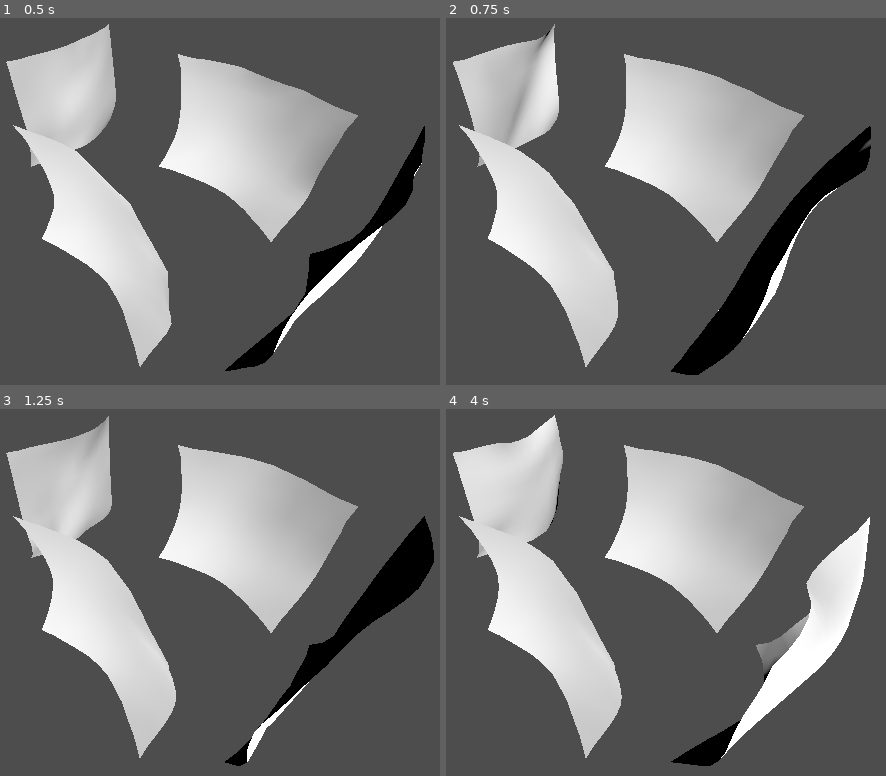
Above: before the commit, frames 1-4 (two rows, left to right).
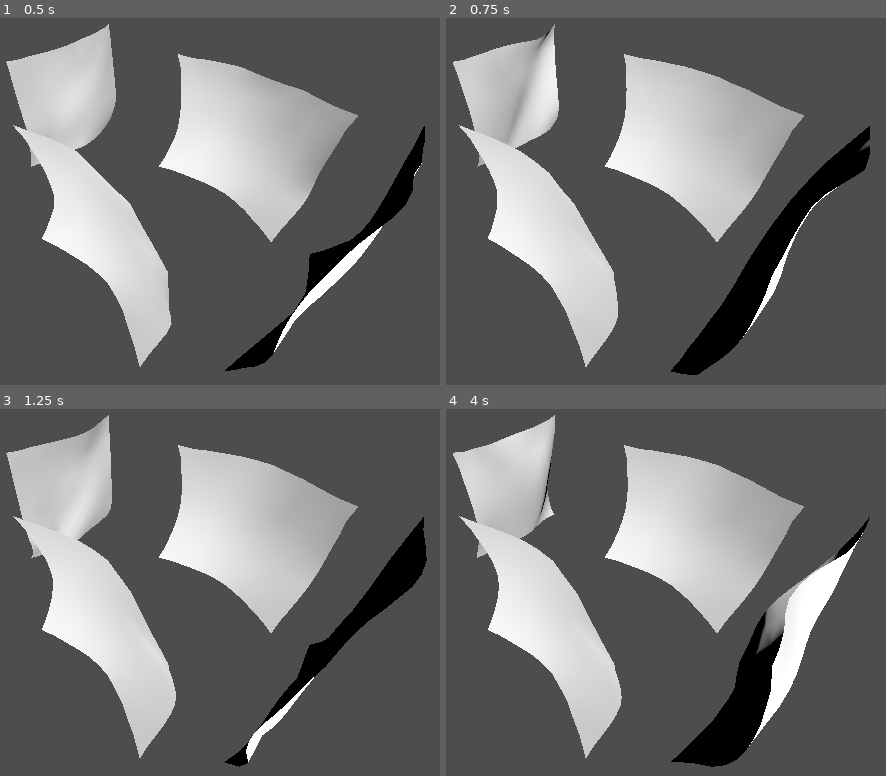
Above: after the commit, the same moments.

Repository: MartinDelille/wind_test
Game: Godot game, scene res://wind.tscn
The game is run twice, just before and just after one commit, with the same random seed, the same clock (stepped at 60 frames per second) and the same inputs.
Inputs:
- Up to frame 1 (0.5 s): no input
- Up to frame 2 (0.75 s): tap J (rotate_j) at 0.6 s
- Up to frame 3 (1.25 s): no input
- Up to frame 4 (4 s): tap K (rotate_k) at 1.35, 2.85 s; tap J (rotate_j) at 2.1, 3.6 s

Frame 1 is identical in both runs. In frame 2, 0.5% of the frame differs, in the area x 4-97%, y 4-98%; in frame 3, 1.0%; in frame 4, 9.2%, in the area x 1-97%, y 1-98%.

Commit message:
Comment the fix by default

Diff:
--- a/area_3d.gd
+++ b/area_3d.gd
@@ -2,6 +2,7 @@
 
 @onready var wind_marker: Marker3D = $"../WindMarker"
 
+
 func _process(delta: float) -> void:
 	wind_marker.rotation.y += Input.get_axis("rotate_j", "rotate_k") / 100
-	wind_force_magnitude = 10 # commenting this line disable the rotation
+	#wind_force_magnitude = 10 # uncomment this line to fix the rotation
